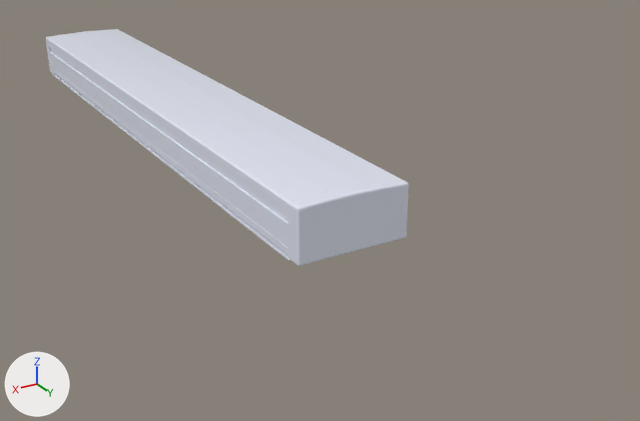
What one commit did to the glTF model src/3dmodels/020.glb.
Before and after are seen from a 50 mm camera at (204.0, 263.0, 154.0) aimed at (-5.0, -85.0, -20.0). Lighting does not change. The marker at lower left points along +X, +Y and +Z. The first picture is the older version. Where no turn or scale is listed for an object, it has been applied to the vertices. Vertices at exactly the same position are counted once.

In view in the first picture: '020'.
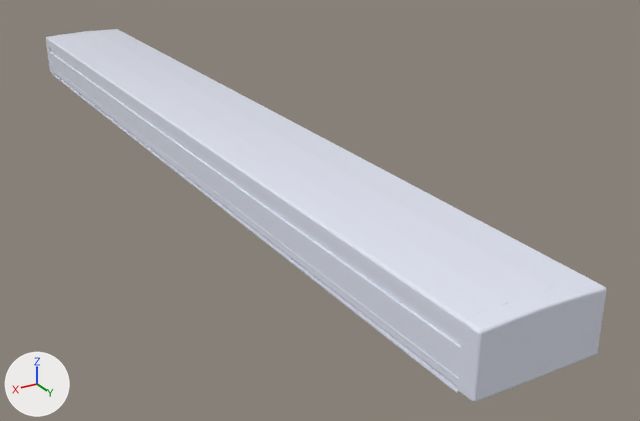
The newer file is also rescaled (x0.00401), turned or shifted as a whole; pictures and numbers use the older file's frame.

The change, as a list of edits to the scene's bpy script:
```text
Change me_cube_002:
    used by ob_020; location = (29.5, -296.1, 25.9)
    remove me_cube_002.from_pydata(...)  # 375 vertices, 648 faces; spans x -26.0..26.0, y -50.0..296.0, z -26.0..0.0
    add me_cube_002.from_pydata(...)  # 375 vertices, 648 faces; spans x -26.0..26.0, y -50.0..398.0, z -26.0..0.0
    me_cube_002 part 1: the loose piece of 120 vertices spanning x -26.0..26.0, y 288.0..296.0, z -25.0..0.0 is moved by (0.0, 102.0, 0.0)
    me_cube_002 part 2: the loose piece of 135 vertices spanning x -26.0..26.0, y -42.0..288.0, z -26.0..0.0 is scaled about its middle by (1, 1.31, 1), then moved by (0.0, 52.0, 0.0)
```

What differs and where, as boxes [x1, y1, x2, y2] in the pictures (640 x 421 px; the box of a moved part takes in the faces that stretch with it):
'020', reshaped (54% wider, 57% taller): before [46, 29, 409, 266]; after [46, 29, 607, 402]
part 1 of me_cube_002, moved or reshaped: before [288, 177, 409, 266]; after [457, 278, 607, 402]
part 2 of me_cube_002, moved or reshaped: before [48, 31, 396, 260]; after [285, 181, 588, 392]
